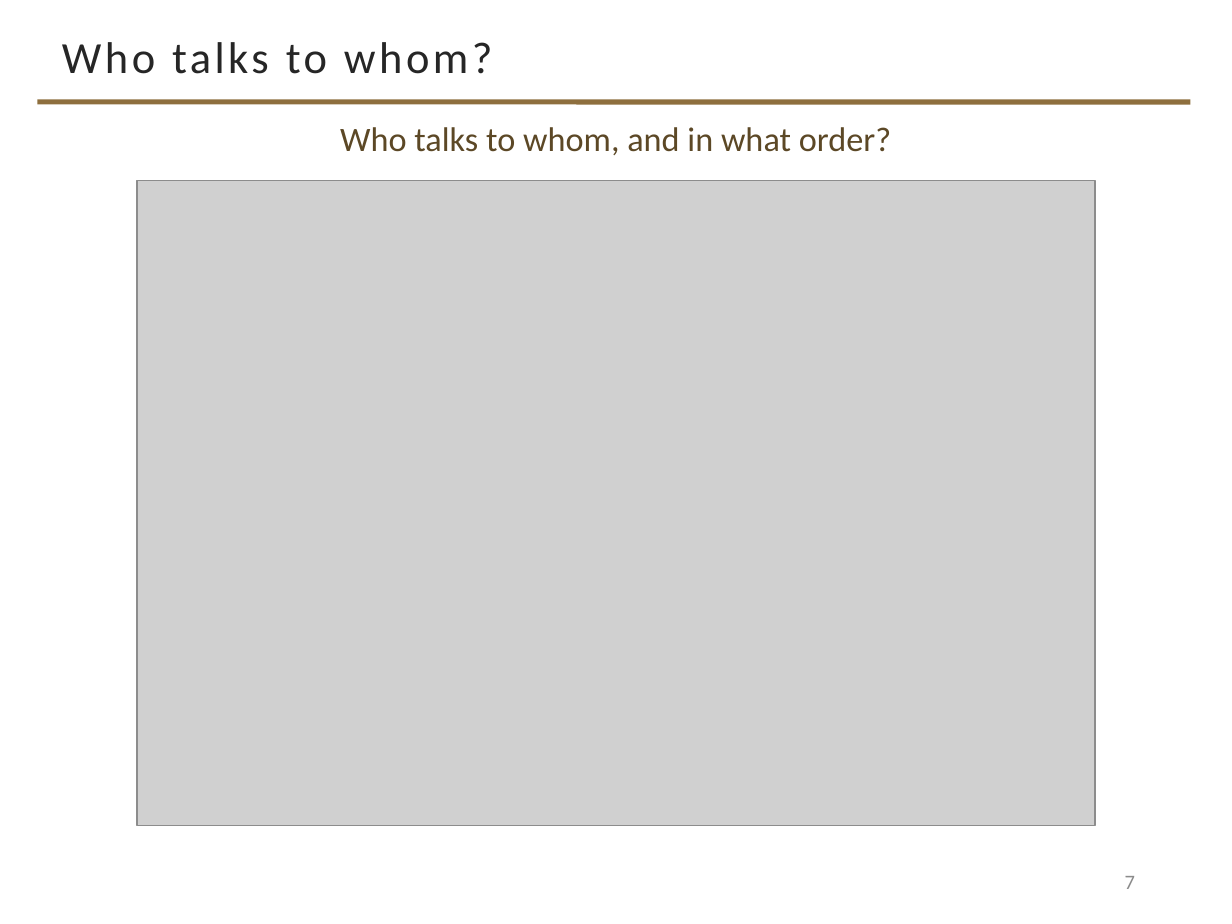
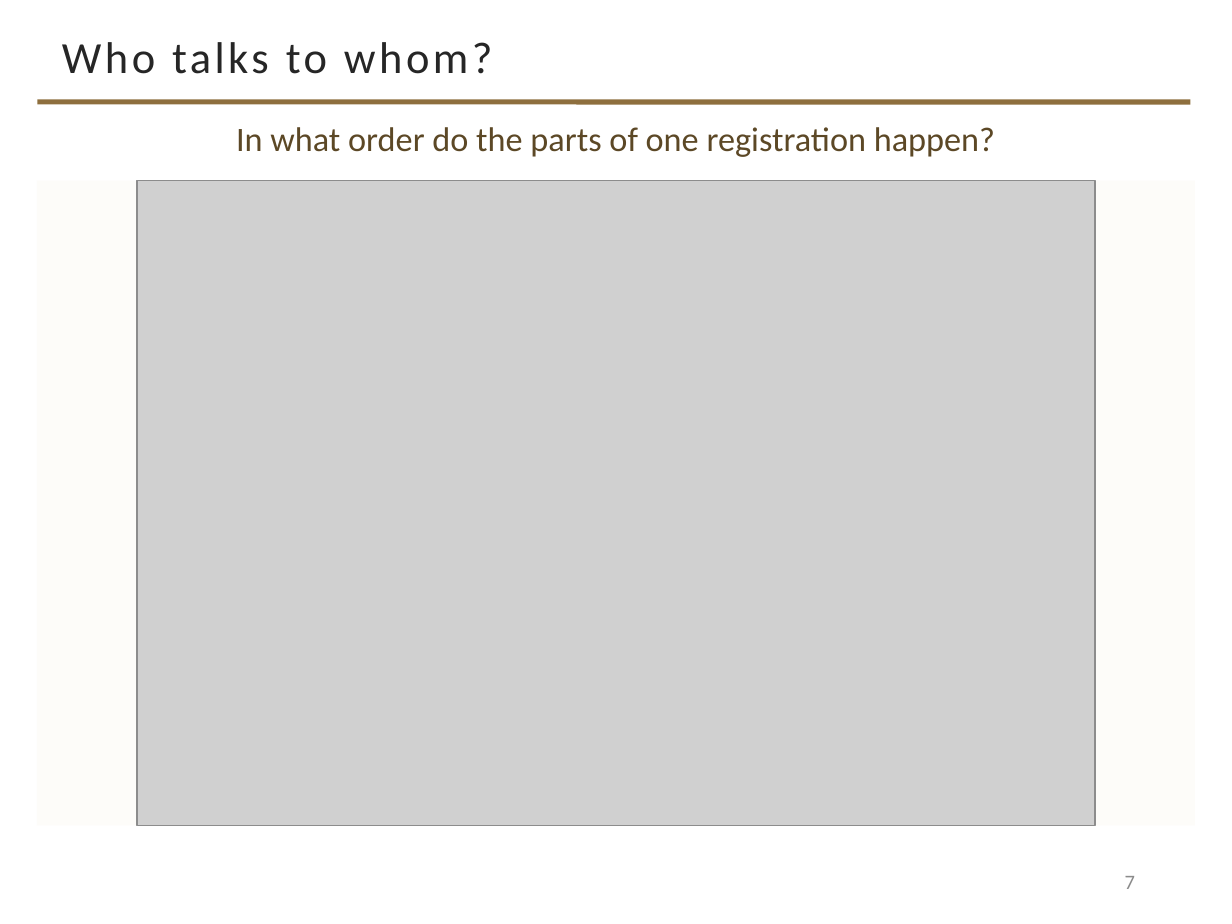
Before and after one commit to davisjam/model-based-agentic-software-engineering, a slide deck: slide 7 of course/lectures/act-2-delegation-and-control/02-modeling/2-2-Modeling-1-Purposeful-Reduction.pptx. Drawn at 1232x924 pixels with LibreOffice and Linux fonts; fonts in the diff are those of the drawing; grey boxes stand for pictures; background and template pictures are left out. Boxes give left, top, right and bottom in pixels: in the first picture for what was removed or moved away, otherwise in the second. Text is boxed around its words. In the diff, an @@ line names an element or a change of style, - is before the commit and + after.

```diff
--- a/course/lectures/act-2-delegation-and-control/02-modeling/2-2-Modeling-1-Purposeful-Reduction.pptx
+++ b/course/lectures/act-2-delegation-and-control/02-modeling/2-2-Modeling-1-Purposeful-Reduction.pptx
@@ text at (236, 127, 995, 157): text changed @@
-Who talks to whom, and in what order?
+In what order do the parts of one registration happen?
```
Also in this commit, not shown: 5 other slides changed, 1 other file.
